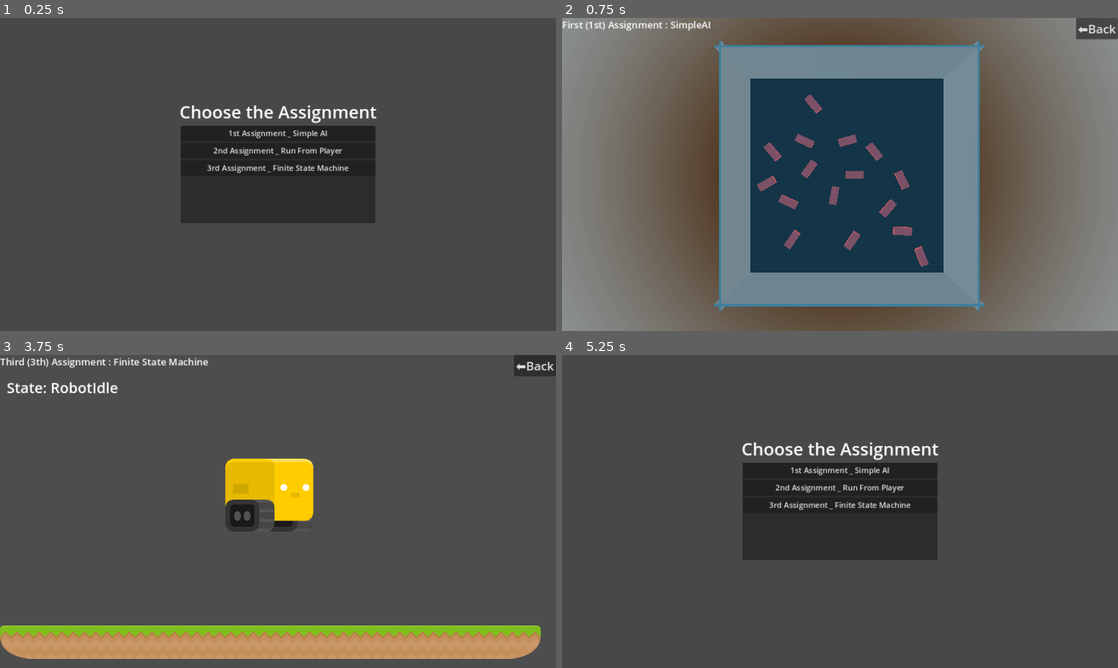
Above: before the commit, frames 1-4 (two rows, left to right).
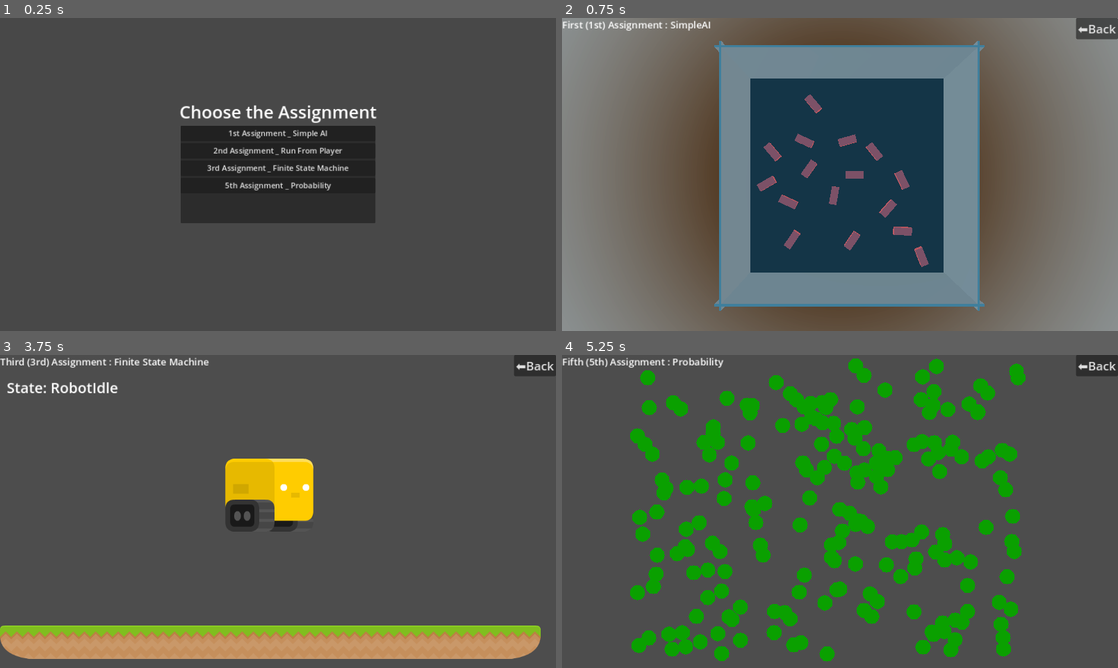
Above: after the commit, the same moments.

Repository: etherealxx/ai-for-game-godot-college-projects
Game: Godot game, scene res://scenes/main_scene_assignment_select.tscn
Same seed, same stepped clock (60 frames per second), same inputs: the game is played once before the commit and once after it.
Inputs (mouse positions are in pixels of both pictures, inside the frame that each line leads up to):
- Up to frame 1 (0.25 s): no input
- Up to frame 2 (0.75 s): click "1st Assignment _ Simple AI" at 0.5 s
- Up to frame 3 (3.75 s): click "⬅️Back" at 1.25 s; click "2nd Assignment _ Run From Pla…" at 2 s; click "⬅️Back" at 2.75 s; click "3rd Assignment _ Finite State…" at 3.5 s
- Up to frame 4 (5.25 s): click "⬅️Back" at 4.25 s; click (840, 524) at 5 s, where only the run after the commit has a clickable "5th Assignment _ Probability"

The runs differ from the first frame. In frame 1, 0.2% of the frame differs, in the area x 40-60%, y 52-56%; in frame 2, nothing differs; in frame 3, 0.3%; in frame 4, 27%, in the area x 0-100%, y 0-98%.

Commit message:
5th Assignment Done
- Fix typo on folder name and assignment title of 3rd assignment
- The whole 5th assignment

Diff:
--- a/3rd Assignment _ Finite State Machine/3_rd_assignment.tscn
+++ b/3rd Assignment _ Finite State Machine/3_rd_assignment.tscn
@@ -54,7 +54,7 @@
 [sub_resource type="LabelSettings" id="LabelSettings_ob4q7"]
 font_size = 30
 
-[node name="3ndAssignment" type="Node2D"]
+[node name="3rdAssignment" type="Node2D"]
 
 [node name="FSM_Robot" parent="." node_paths=PackedStringArray("label_to_show_state") instance=ExtResource("1_tqwen")]
 position = Vector2(558, 278)
@@ -71,10 +71,10 @@
 shape = SubResource("RectangleShape2D_eub84")
 
 [node name="SceneTitle" parent="." instance=ExtResource("3_8onp4")]
-label_text = "Third (3th) Assignment : Finite State Machine"
+label_text = "Third (3rd) Assignment : Finite State Machine"
 
 [node name="Label" parent="SceneTitle/Control" index="0"]
-text = "Third (3th) Assignment : Finite State Machine"
+text = "Third (3rd) Assignment : Finite State Machine"
 
 [node name="StateLabel" type="Label" parent="SceneTitle"]
 offset_left = 14.0
--- a/3rd Assignment _ Finite State Machine/scenes/fsm_robot.tscn
+++ b/3rd Assignment _ Finite State Machine/scenes/fsm_robot.tscn
@@ -1,11 +1,11 @@
 [gd_scene load_steps=10 format=3 uid="uid://bilbepqyku760"]
 
-[ext_resource type="Script" path="res://3rd Assignment _ Finite State Machine/script/fsm_robot.gd" id="1_8vw4t"]
+[ext_resource type="Script" path="res://3rd Assignment _ Finite State Machine/scripts/fsm_robot.gd" id="1_8vw4t"]
 [ext_resource type="Texture2D" uid="uid://tt7dbkigcywc" path="res://3rd Assignment _ Finite State Machine/assets/spritesheet_robotsSide.png" id="1_htg2q"]
 [ext_resource type="Shader" path="res://3rd Assignment _ Finite State Machine/shaders/robot_outline.gdshader" id="2_hoqc7"]
-[ext_resource type="Script" path="res://3rd Assignment _ Finite State Machine/script/state_machine.gd" id="2_kfgkl"]
-[ext_resource type="Script" path="res://3rd Assignment _ Finite State Machine/script/Robot_Idle.gd" id="4_72of2"]
-[ext_resource type="Script" path="res://3rd Assignment _ Finite State Machine/script/Robot_Moving.gd" id="5_fr5de"]
+[ext_resource type="Script" path="res://3rd Assignment _ Finite State Machine/scripts/state_machine.gd" id="2_kfgkl"]
+[ext_resource type="Script" path="res://3rd Assignment _ Finite State Machine/scripts/Robot_Idle.gd" id="4_72of2"]
+[ext_resource type="Script" path="res://3rd Assignment _ Finite State Machine/scripts/Robot_Moving.gd" id="5_fr5de"]
 
 [sub_resource type="ShaderMaterial" id="ShaderMaterial_mru3f"]
 shader = ExtResource("2_hoqc7")
--- /dev/null
+++ b/5th Assignment _ Probability/5_th_assignment.tscn
@@ -0,0 +1,36 @@
+[gd_scene load_steps=10 format=3 uid="uid://di3liii6paufu"]
+
+[ext_resource type="Script" path="res://5th Assignment _ Probability/scripts/enemy_spawner.gd" id="1_cq0ox"]
+[ext_resource type="PackedScene" uid="uid://c4ixt2pjl8mxc" path="res://5th Assignment _ Probability/scenes/enemy_red.tscn" id="2_px7ls"]
+[ext_resource type="Script" path="res://5th Assignment _ Probability/resources/enemy_prop.gd" id="2_rq4pn"]
+[ext_resource type="PackedScene" uid="uid://cmvvu6ki0eh20" path="res://scenes/scene_title.tscn" id="3_rcrtn"]
+[ext_resource type="PackedScene" uid="uid://jx4qr4o1vp8s" path="res://5th Assignment _ Probability/scenes/enemy_yellow.tscn" id="3_web1f"]
+[ext_resource type="PackedScene" uid="uid://be8jidnflyqc8" path="res://5th Assignment _ Probability/scenes/enemy_green.tscn" id="4_6jfd6"]
+
+[sub_resource type="Resource" id="Resource_jrfek"]
+script = ExtResource("2_rq4pn")
+color_name = "Red"
+scene = ExtResource("2_px7ls")
+chance = 0
+
+[sub_resource type="Resource" id="Resource_6bink"]
+script = ExtResource("2_rq4pn")
+color_name = "Yellow"
+scene = ExtResource("3_web1f")
+chance = 0
+
+[sub_resource type="Resource" id="Resource_d31bh"]
+script = ExtResource("2_rq4pn")
+color_name = "Green"
+scene = ExtResource("4_6jfd6")
+chance = 100
+
+[node name="5thAssignment" type="Node2D"]
+
+[node name="EnemySpawner" type="Marker2D" parent="."]
+position = Vector2(550, 320)
+script = ExtResource("1_cq0ox")
+enemies = Array[ExtResource("2_rq4pn")]([SubResource("Resource_jrfek"), SubResource("Resource_6bink"), SubResource("Resource_d31bh")])
+
+[node name="SceneTitle" parent="." instance=ExtResource("3_rcrtn")]
+label_text = "Fifth (5th) Assignment : Probability"
--- /dev/null
+++ b/5th Assignment _ Probability/resources/enemy_prop.gd
@@ -0,0 +1,9 @@
+extends Resource
+class_name EnemyProp
+
+@export var color_name : String
+@export var scene : PackedScene
+@export_range(0,100) var chance : int = 100
+
+@warning_ignore("unused_private_class_variable")
+var _weight : float
--- /dev/null
+++ b/5th Assignment _ Probability/scenes/enemy_green.tscn
@@ -0,0 +1,17 @@
+[gd_scene load_steps=3 format=3 uid="uid://be8jidnflyqc8"]
+
+[sub_resource type="Gradient" id="Gradient_b5f8u"]
+interpolation_mode = 1
+offsets = PackedFloat32Array(0, 0.708945)
+colors = PackedColorArray(0.042, 0.63, 0, 1, 1, 1, 1, 0)
+
+[sub_resource type="GradientTexture2D" id="GradientTexture2D_dc28g"]
+gradient = SubResource("Gradient_b5f8u")
+width = 32
+height = 32
+fill = 1
+fill_from = Vector2(0.5, 0.5)
+
+[node name="EnemyGreen" type="Sprite2D"]
+texture_filter = 1
+texture = SubResource("GradientTexture2D_dc28g")
--- /dev/null
+++ b/5th Assignment _ Probability/scenes/enemy_red.tscn
@@ -0,0 +1,17 @@
+[gd_scene load_steps=3 format=3 uid="uid://c4ixt2pjl8mxc"]
+
+[sub_resource type="Gradient" id="Gradient_u3y40"]
+interpolation_mode = 1
+offsets = PackedFloat32Array(0, 0.708945)
+colors = PackedColorArray(1, 0, 0, 1, 1, 1, 1, 0)
+
+[sub_resource type="GradientTexture2D" id="GradientTexture2D_x4dvu"]
+gradient = SubResource("Gradient_u3y40")
+width = 32
+height = 32
+fill = 1
+fill_from = Vector2(0.5, 0.5)
+
+[node name="EnemyRed" type="Sprite2D"]
+texture_filter = 1
+texture = SubResource("GradientTexture2D_x4dvu")
--- /dev/null
+++ b/5th Assignment _ Probability/scenes/enemy_yellow.tscn
@@ -0,0 +1,17 @@
+[gd_scene load_steps=3 format=3 uid="uid://jx4qr4o1vp8s"]
+
+[sub_resource type="Gradient" id="Gradient_ble2g"]
+interpolation_mode = 1
+offsets = PackedFloat32Array(0, 0.708945)
+colors = PackedColorArray(1, 0.786398, 0.338001, 1, 1, 1, 1, 0)
+
+[sub_resource type="GradientTexture2D" id="GradientTexture2D_6v12f"]
+gradient = SubResource("Gradient_ble2g")
+width = 32
+height = 32
+fill = 1
+fill_from = Vector2(0.5, 0.5)
+
+[node name="EnemyYellow" type="Sprite2D"]
+texture_filter = 1
+texture = SubResource("GradientTexture2D_6v12f")
--- /dev/null
+++ b/5th Assignment _ Probability/scripts/enemy_spawner.gd
@@ -0,0 +1,41 @@
+extends Node
+
+#@export var enemies : Array[PackedScene]
+@export var enemies : Array[EnemyProp]
+var accumulated_weights : float
+var enemy_counter : Dictionary
+
+func _ready() -> void:
+	calculate_weights()
+	for i in range(200):
+		spawn_random_enemy(Vector2(randf_range(-400, 400),
+									randf_range(-300, 300)))
+	print("------------------------------------------------")
+	for color_name in enemy_counter.keys():
+		print("Color: %s | Amount : %d" % [color_name, enemy_counter[color_name]])
+
+func spawn_random_enemy(_position : Vector2):
+	var random_enemy_prop: EnemyProp = enemies[get_random_enemy_index()]
+	var random_enemy = random_enemy_prop.scene.instantiate()
+	self.add_child(random_enemy)
+	random_enemy.position = _position
+	print("Color: %s | Chance : %f" % [random_enemy_prop.color_name, random_enemy_prop._weight])
+	add_counter(random_enemy_prop.color_name)
+
+func add_counter(color_key : String):
+	if !enemy_counter.has(color_key):
+		enemy_counter[color_key] = 0
+	enemy_counter[color_key] += 1
+
+func get_random_enemy_index():
+	var f = randf_range(0,1) * accumulated_weights
+	for i in enemies.size():
+		if enemies[i]._weight >= f:
+			return i
+	return 0
+
+func calculate_weights():
+	accumulated_weights = 0.0
+	for enemy in enemies:
+		accumulated_weights += float(enemy.chance)
+		enemy._weight = accumulated_weights
--- a/project.godot
+++ b/project.godot
@@ -34,7 +34,8 @@
 folder_colors={
 "res://1st Assignment _ Simple AI/": "blue",
 "res://2nd Assignment _ Run From Player/": "blue",
-"res://3rd Assignment _ Finite State Machine/": "blue"
+"res://3rd Assignment _ Finite State Machine/": "blue",
+"res://5th Assignment _ Probability/": "blue"
 }
 
 [input]
--- a/scenes/main_scene_assignment_select.tscn
+++ b/scenes/main_scene_assignment_select.tscn
@@ -13,7 +13,7 @@
 grow_horizontal = 2
 grow_vertical = 2
 script = ExtResource("1_86l12")
-choosable_scenes_paths = Array[String](["res://1st Assignment _ Simple AI/1_st_assignment.tscn", "res://2nd Assignment _ Run From Player/2_nd_assignment.tscn", "res://3rd Assignment _ Finite State Machine/3_rd_assignment.tscn"])
+choosable_scenes_paths = Array[String](["res://1st Assignment _ Simple AI/1_st_assignment.tscn", "res://2nd Assignment _ Run From Player/2_nd_assignment.tscn", "res://3rd Assignment _ Finite State Machine/3_rd_assignment.tscn", "res://5th Assignment _ Probability/5_th_assignment.tscn"])
 
 [node name="ColorRect" type="ColorRect" parent="."]
 layout_mode = 1
Renamed: 3rd Assignment _ Finite State Machine/script/Robot_Idle.gd -> 3rd Assignment _ Finite State Machine/scripts/Robot_Idle.gd
Renamed: 3rd Assignment _ Finite State Machine/script/Robot_Moving.gd -> 3rd Assignment _ Finite State Machine/scripts/Robot_Moving.gd
Renamed: 3rd Assignment _ Finite State Machine/script/Robot_State.gd -> 3rd Assignment _ Finite State Machine/scripts/Robot_State.gd
Renamed: 3rd Assignment _ Finite State Machine/script/fsm_robot.gd -> 3rd Assignment _ Finite State Machine/scripts/fsm_robot.gd
Renamed: 3rd Assignment _ Finite State Machine/script/state_machine.gd -> 3rd Assignment _ Finite State Machine/scripts/state_machine.gd
